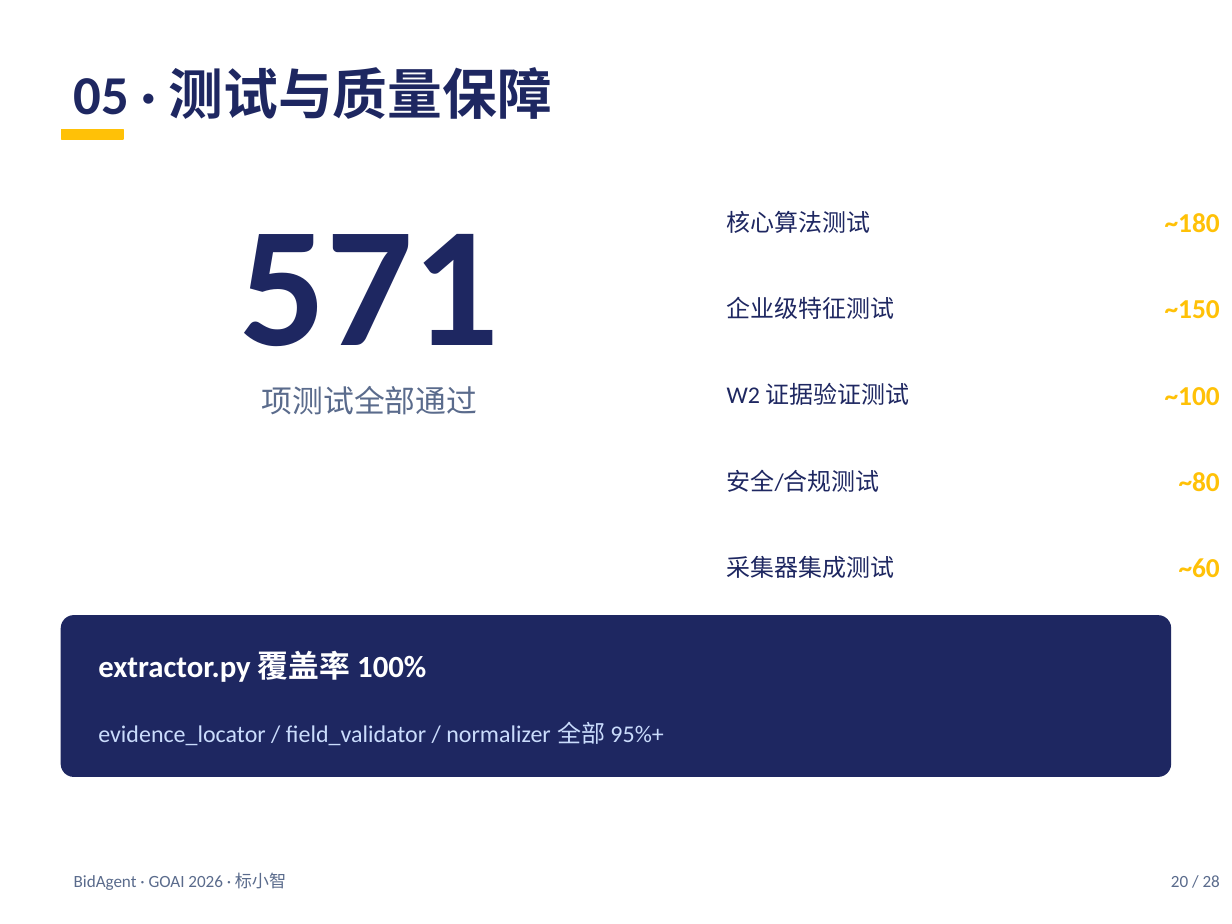
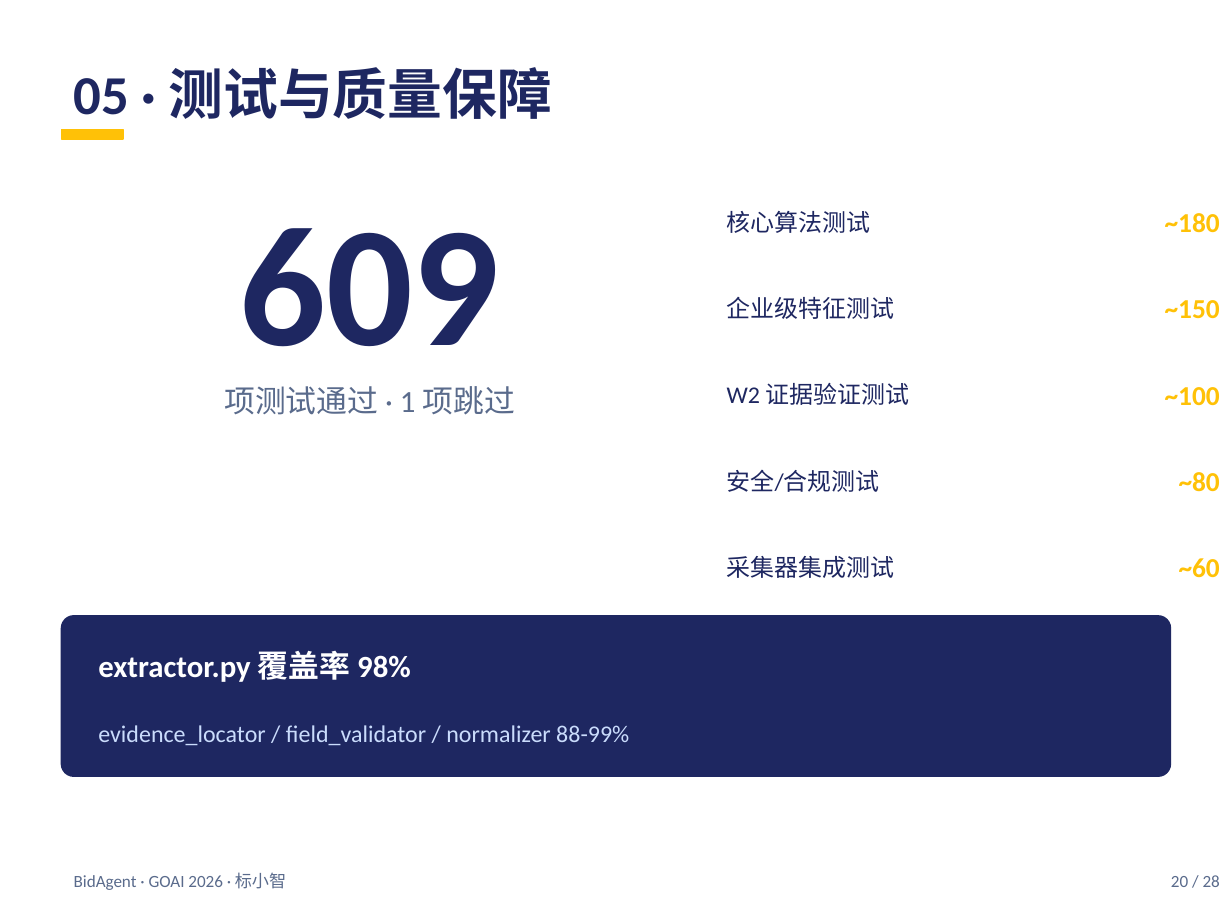
Before and after one commit to tlyyxjz/BidAgent, a slide deck: slide 20 of _w2_report/proposal.pptx. Drawn at 1232x924 pixels with LibreOffice and Linux fonts; fonts in the diff are those of the drawing. Boxes give left, top, right and bottom in pixels: in the first picture for what was removed or moved away, otherwise in the second. Text is boxed around its words. In the diff, an @@ line names an element or a change of style, - is before the commit and + after.

```diff
--- a/_w2_report/proposal.pptx
+++ b/_w2_report/proposal.pptx
@@ text at box(240, 228, 500, 347): text changed @@
-571
+609
@@ text at box(224, 386, 514, 415): text changed @@
-项测试全部通过
+项测试通过 · 1 项跳过
@@ text at box(98, 651, 411, 682): text changed @@
-extractor.py 覆盖率 100%
+extractor.py 覆盖率 98%
@@ text at box(98, 725, 629, 745): text changed @@
-evidence_locator / field_validator / normalizer 全部 95%+
+evidence_locator / field_validator / normalizer 88-99%
```
Also in this commit, not shown: 2 other slides changed, 9 other files.
